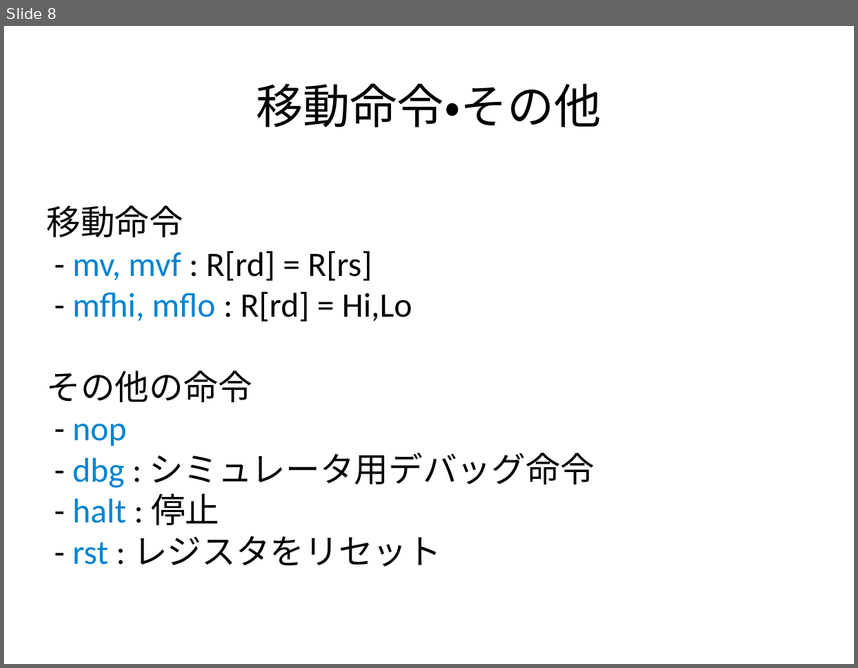
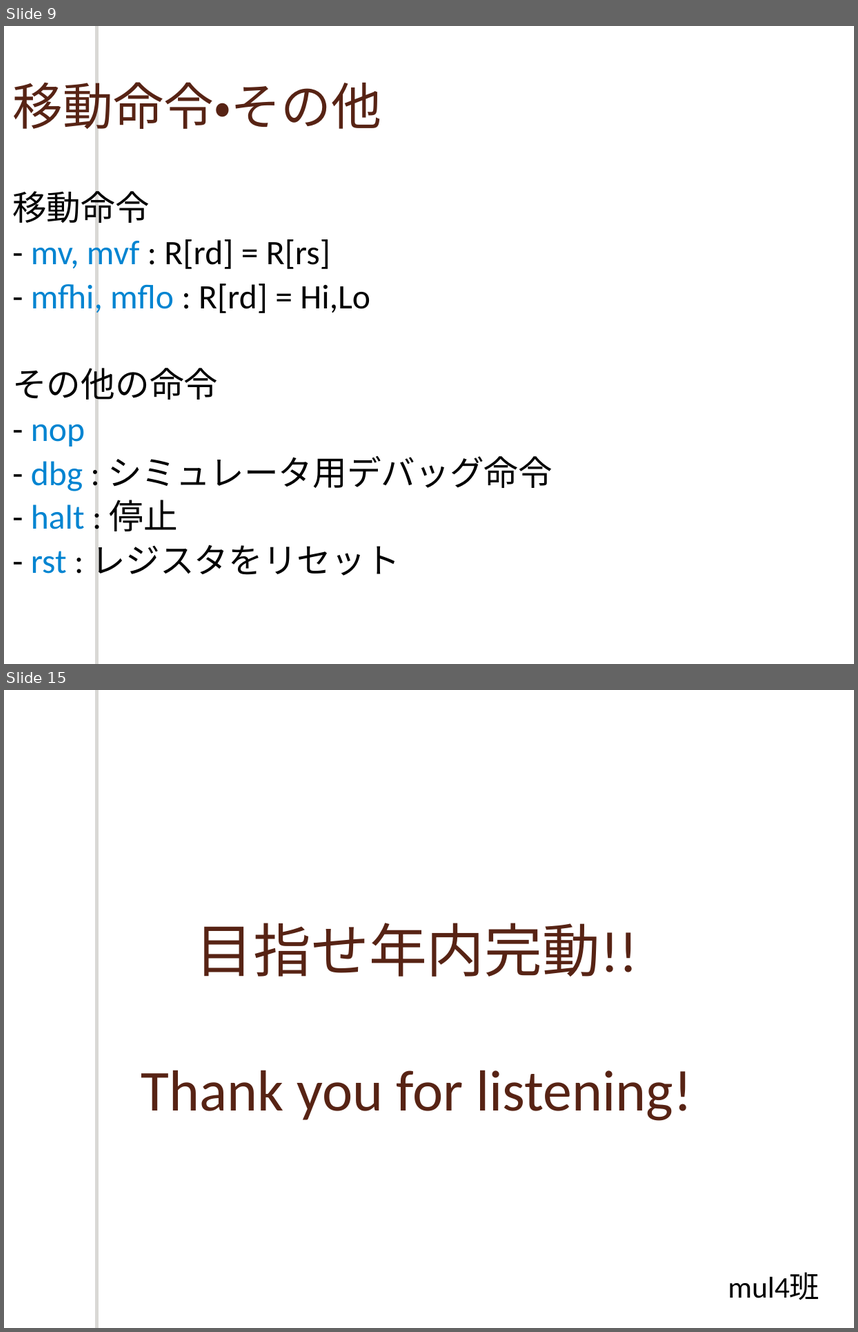
Before and after one commit to cpumul4/cpuex, a slide deck: 10_09.odp. Shown one above the other, each under a label of ours: slide 8 before the commit, slides 9 and 15 after it; the slides between them are not shown. The pictures are 858x668 and 858x1332 pixels, drawn with LibreOffice and Linux fonts; fonts in the diff are those of the drawing; background and template pictures are left out. Boxes give left, top, right and bottom in pixels: in the first picture for what was removed or moved away, otherwise in the second. Text is boxed around its words. In the diff, an @@ line names an element or a change of style, - is before the commit and + after.

```diff
--- a/10_09.odp
+++ b/10_09.odp
@@ slide 15 added at (4, 690, 854, 1328), background picture (left out); not listed: 1 template element that a slide beside it also shows @@
@@ text added at (141, 923, 693, 1121), 54 pt, text #572314 @@
+目指せ年内完動!!
+Thank you for listening!
@@ text added at (728, 1272, 820, 1300), 28 pt, text #000000 @@
+mul4班
@@ what was slide 8 is now slide 9 @@
@@ slide 9 changed as well @@
@@ freeform shape added at (98, 26, 105, 664), fill #FFFFFF @@
@@ title "移動命令・その他": place and size @@
-title "移動命令・その他" at (256, 83, 602, 127)
+title "移動命令・その他" at (12, 74, 381, 138)
@@ title "移動命令・その他" at (12, 74, 381, 138): size 44 to 47 pt, text colour #000000 to #572314; alignment centre to left @@
@@ subtitle "移動命令": place and size @@
-subtitle "移動命令" at (47, 205, 595, 566)
+subtitle "移動命令" at (12, 185, 553, 581)
@@ subtitle "移動命令" at (12, 185, 553, 581): line spacing 1 to 0.9; more space between paragraphs @@
```
Also in this commit, not shown: 6 other slides changed, 7 other slides added, 2 slides removed.
